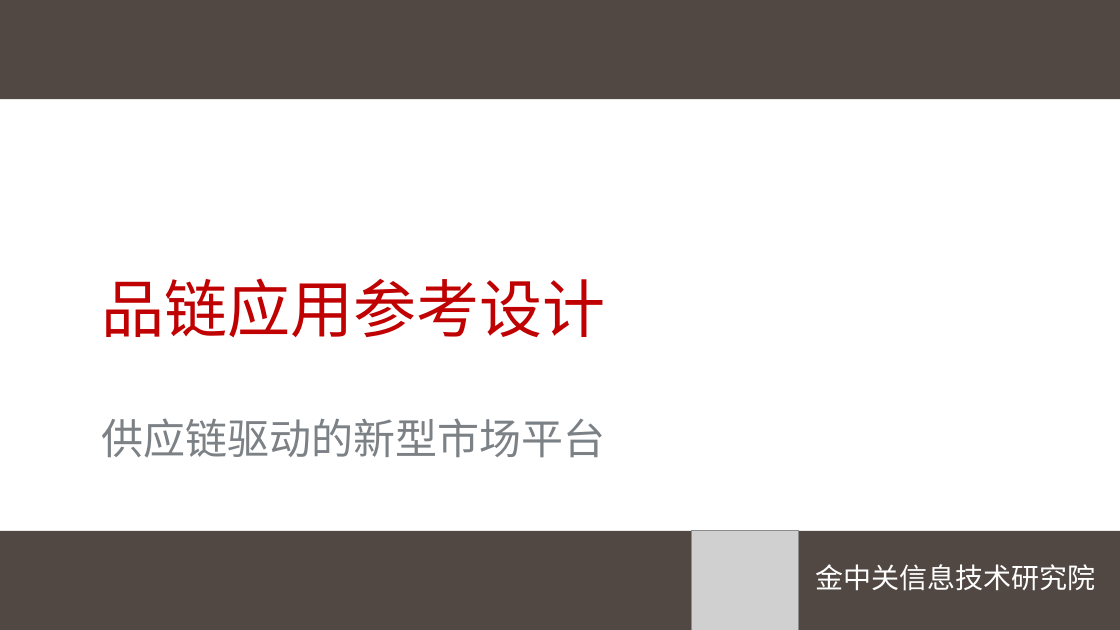
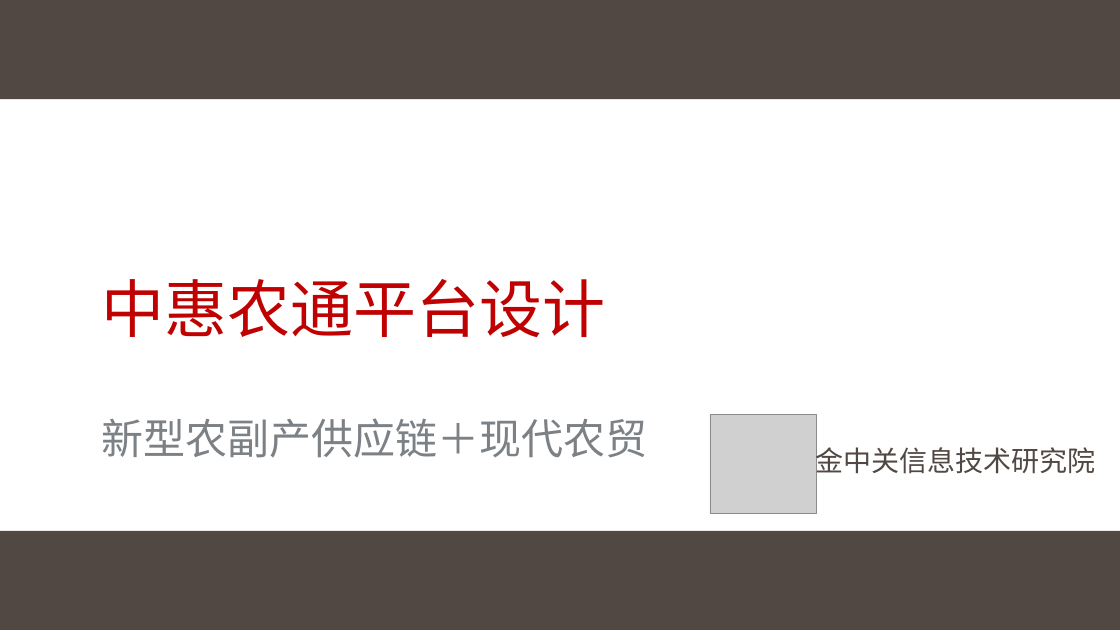
Before and after one commit to jzgi/chainsmart, a slide deck: slide 1 of Docs/品链应用参考设计.pptx. Drawn at 1120x630 pixels with LibreOffice and Linux fonts; fonts in the diff are those of the drawing; grey boxes stand for pictures; background and template pictures are left out. Boxes give left, top, right and bottom in pixels: in the first picture for what was removed or moved away, otherwise in the second. Text is boxed around its words. In the diff, an @@ line names an element or a change of style, - is before the commit and + after.

```diff
--- a/Docs/品链应用参考设计.pptx
+++ b/Docs/品链应用参考设计.pptx
@@ title at <box>101,279,605,337</box>: text changed @@
-品链应用参考设计
+中惠农通平台设计
@@ subtitle at <box>101,418,647,458</box>: text changed @@
-供应链驱动的新型市场平台
+新型农副产供应链＋现代农贸
@@ picture: place and size @@
-picture at <box>692,531,799,630</box>
+picture at <box>710,414,817,513</box>
@@ text "金中关信息技术研究院": place and size @@
-text "金中关信息技术研究院" at <box>816,564,1096,591</box>
+text "金中关信息技术研究院" at <box>816,443,1096,479</box>
@@ text "金中关信息技术研究院" at <box>816,443,1096,479</box>: text colour #FFFFFF to #514843 @@
```
Also in this commit, not shown: 3 other slides changed, 1 slide added, 2 slides removed, 5 other files.
